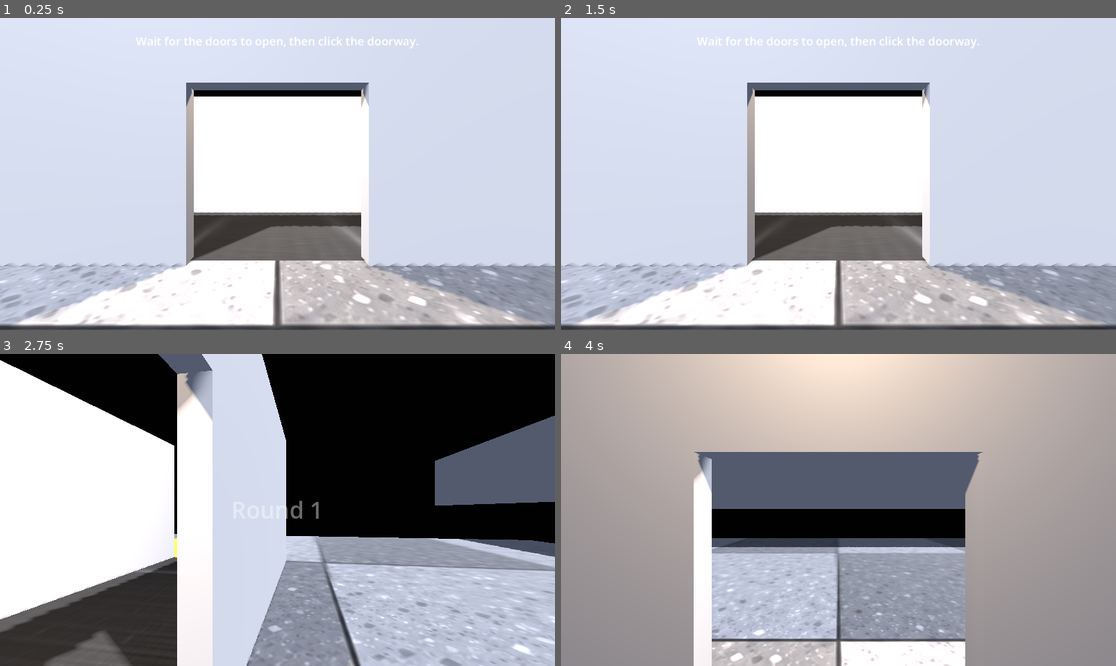
Above: before the commit, frames 1-4 (two rows, left to right).
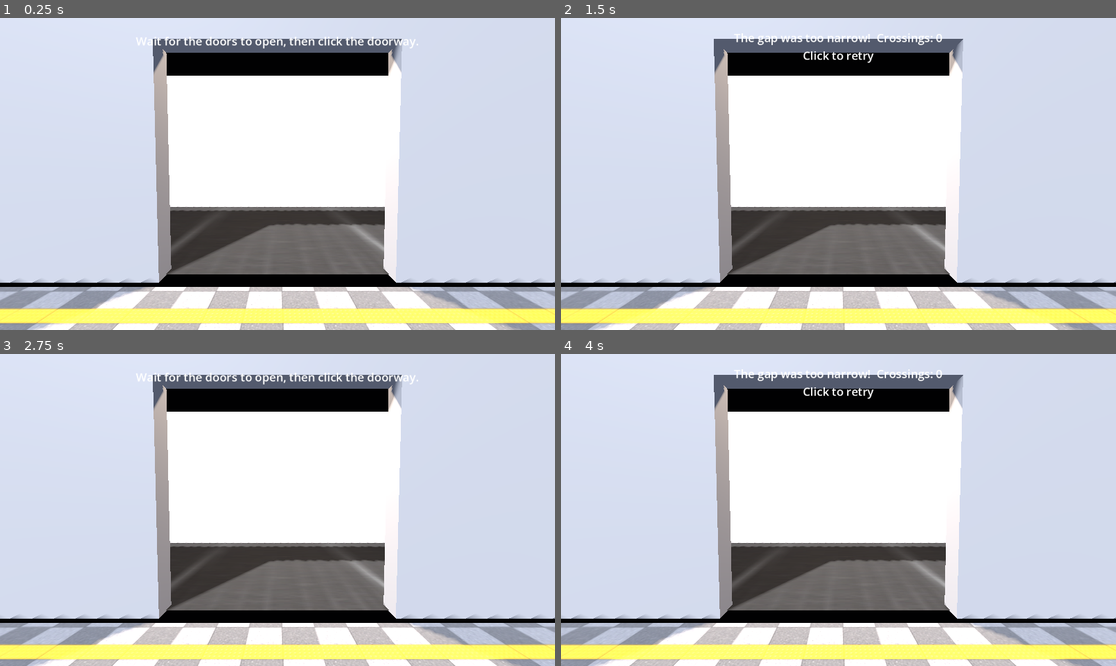
Above: after the commit, the same moments.

Repository: Vaibhav-hub123/DoorGambler
Game: Godot game, scene res://scenes/main.tscn
Two runs of this game, one before a commit and one after it. Both use one fixed random seed, a clock stepped at 60 frames per second and the inputs below.
Inputs (mouse positions are in pixels of both pictures, inside the frame that each line leads up to):
- Up to frame 1 (0.25 s): no input
- Up to frame 2 (1.5 s): tap Enter at 0.5 s; move the mouse to (960, 158) at 0.52 s; click (960, 158) at 0.67 s; tap Space at 1.25 s; move the mouse to (727, 189) at 1.27 s; click (727, 189) at 1.42 s
- Up to frame 3 (2.75 s): tap Enter at 2 s; move the mouse to (333, 441) at 2.02 s; click (333, 441) at 2.17 s
- Up to frame 4 (4 s): move the mouse to (810, 572) at 2.77 s; click (810, 572) at 2.92 s; tap Enter at 3.5 s; move the mouse to (1005, 556) at 3.52 s; click (1005, 556) at 3.67 s

The runs differ from the first frame. In frame 1, 33% of the frame differs, in the area x 0-100%, y 6-100%; in frame 2, 33%; in frame 3, 89%; in frame 4, 96%, in the area x 0-100%, y 0-100%.

Commit message:
adjusted the camera and floor

Diff:
--- a/scenes/main.tscn
+++ b/scenes/main.tscn
@@ -16,8 +16,9 @@
 
 [sub_resource type="StandardMaterial3D" id="Material_station_floor"]
 albedo_texture = ExtResource("3_floor_texture")
-roughness = 0.9
+uv1_scale = Vector3(19.39, 19.39, 19.39)
 uv1_offset = Vector3(0, 0.2, 0)
+point_size = 55.4
 
 [sub_resource type="BoxMesh" id="BoxMesh_station_back"]
 size = Vector3(40, 4, 0.2)
@@ -51,6 +52,7 @@
 environment = SubResource("Environment_main")
 
 [node name="Floor" type="MeshInstance3D" parent="." unique_id=551268047]
+transform = Transform3D(1, 0, 0, 0, 1, 0, 0, 0, 1, -0.02408123, 9.536743e-07, 10.166019)
 mesh = SubResource("PlaneMesh_floor")
 surface_material_override/0 = SubResource("Material_station_floor")
 
@@ -103,7 +105,7 @@
 transform = Transform3D(-1, 0, -3.2584137e-07, 0, 1, 0, 3.2584137e-07, 0, -1, 0, 1.6, -1.5)
 
 [node name="Camera3D" type="Camera3D" parent="." unique_id=1701224464]
-transform = Transform3D(1, 0, 0, 0, 1, 0, 0, 0, 1, 0, 1.0029756, 2.322025)
+transform = Transform3D(1, -6.1405866e-05, -0.0002548802, 7.234457e-05, 0.999069, 0.043141335, 0.00025199377, -0.04314135, 0.999069, 0, 0.9888834, 1.774606)
 current = true
 
 [node name="CanvasLayer" type="CanvasLayer" parent="." unique_id=1234567890]
